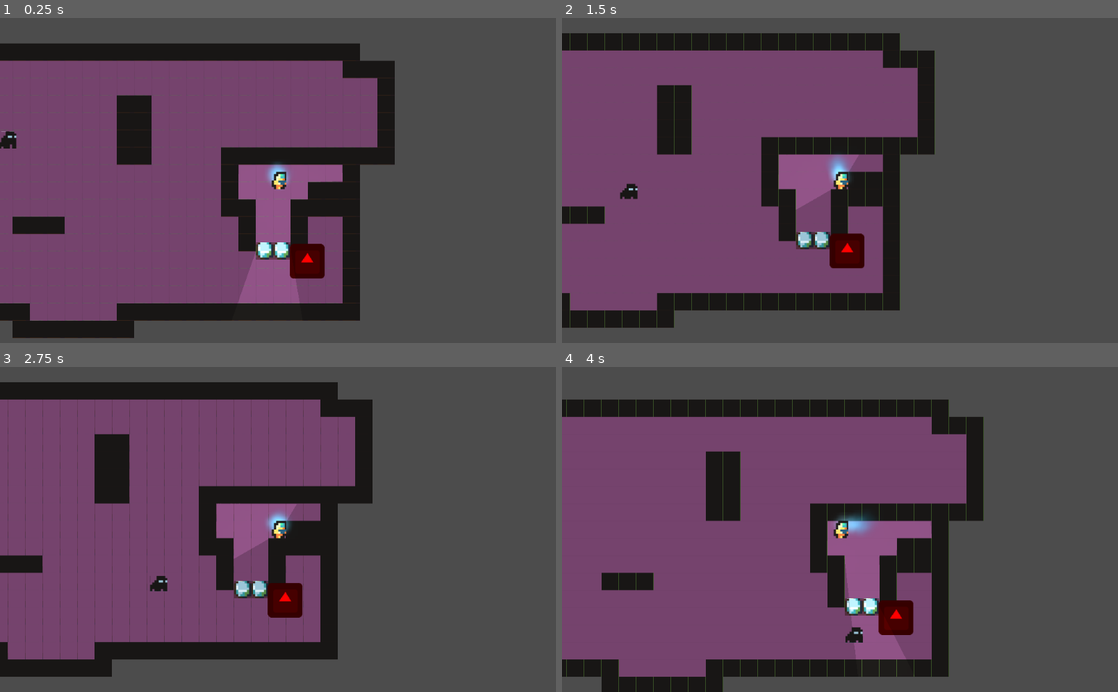
Above: before the commit, frames 1-4 (two rows, left to right).
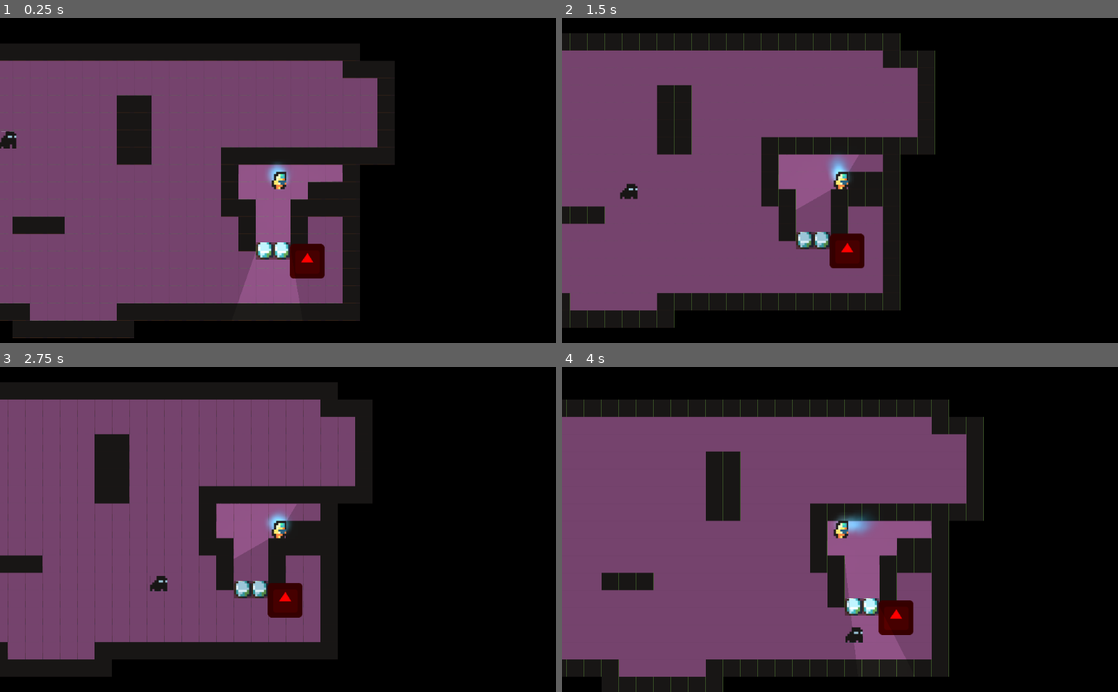
Above: after the commit, the same moments.

Repository: MxAshUp/godot-wild-jam-2
Game: Godot game, scene res://PrototypeScenes/GameplayIntegration/AFullStage.tscn
Same seed, same stepped clock (60 frames per second), same inputs: the game is played once before the commit and once after it. This scene is started directly instead of the project's main scene. The engine's default icon, where the game draws it, is replaced by a stand-in: a white triangle on a blue panel in a dark square.
Inputs:
- Up to frame 1 (0.25 s): no input
- Up to frame 2 (1.5 s): hold Right (ui_right) 0.53-1.28 s; tap Space (jump) at 0.6, 0.77, 1.07 s; hold Down (ui_down) from 1.28 s (still down); tap Ctrl (interact) at 1.35 s
- Up to frame 3 (2.75 s): tap Space (jump) at 1.52, 1.55, 1.82, 2.1 s; release Down (ui_down) at 2.03 s; hold Right (ui_right) from 2.03 s (still down)
- Up to frame 4 (4 s): release Right (ui_right) at 2.78 s; hold Up (ui_up) 2.78-3.53 s; tap Ctrl (interact) at 2.85 s; tap Space (jump) at 3.02, 3.05, 3.32, 3.6, 3.77 s; hold Left (ui_left) from 3.53 s (still down)

The runs differ from the first frame. In frame 1, 42% of the frame differs, in the area x 0-100%, y 0-100%; in frame 2, 45%; in frame 3, 45%; in frame 4, 38%.
Error before the commit: Invalid call. Nonexistent function 'get_signal_list' in base 'Nil'. (res://LevelComponents/Hostage.gd:134)
Error after the commit: Invalid call. Nonexistent function 'get_signal_list' in base 'Nil'. (res://LevelComponents/Hostage.gd:142)

Commit message:
Added camera tracking. Needs smooth transitions.

Diff:
--- a/LevelComponents/Hostage.gd
+++ b/LevelComponents/Hostage.gd
@@ -32,7 +32,6 @@
 func _ready():
 	if being_controlled :
 		Music.at_chase()
-		GameCamera.set_target( self )
 
 	self.connect( "rescued", self, "rescued" )
 	self.connect( "jumped", self, "start_chase" )
--- a/LevelComponents/Jumpable.gd
+++ b/LevelComponents/Jumpable.gd
@@ -49,6 +49,11 @@
 
 
 func _ready():
+	#Have the game camera focus on me,
+	#if level starts controlling with controlling me.
+	if being_controlled :
+		GameCamera.set_target( self )
+
 	jump_area.connect("body_entered", self, "_on_JumpArea_body_entered")
 	jump_area.connect("body_exited", self, "_on_JumpArea_body_exited")
 	self.connect("enter_interaction_region", self, "_on_InteractArea_area_entered")
@@ -124,6 +129,9 @@
 	timer.start()
 	body_swap_sound.play()
 
+	#Add a camera here and see if everything goes smoothly.
+	GameCamera.set_target( self )
+
 
 func reset_jump_cooloff(timer : Timer):
 	timer.queue_free()
--- a/PrototypeScenes/GameplayIntegration/AFullStage.tscn
+++ b/PrototypeScenes/GameplayIntegration/AFullStage.tscn
@@ -139,22 +139,15 @@
 occluder = SubResource( 3 )
 light_mask = 1
 
-[node name="Background" parent="." index="5"]
-show_behind_parent = true
-light_mask = 0
-position = Vector2( 607.408, 339.414 )
-scale = Vector2( 19.9815, 11.6067 )
-z_index = -1
-
-[node name="LightOccluder2D2" type="LightOccluder2D" parent="." index="6"]
+[node name="LightOccluder2D2" type="LightOccluder2D" parent="." index="5"]
 occluder = SubResource( 4 )
 light_mask = 1
 
-[node name="LightOccluder2D3" type="LightOccluder2D" parent="." index="7"]
+[node name="LightOccluder2D3" type="LightOccluder2D" parent="." index="6"]
 occluder = SubResource( 5 )
 light_mask = 1
 
-[node name="Guards" type="Node" parent="." index="8"]
+[node name="Guards" type="Node" parent="." index="7"]
 editor/display_folded = true
 
 [node name="Patrol" parent="Guards" index="0" instance=ExtResource( 9 )]
--- a/Tools/TileMap/TileMap.tscn
+++ b/Tools/TileMap/TileMap.tscn
@@ -1,7 +1,8 @@
-[gd_scene load_steps=3 format=2]
+[gd_scene load_steps=4 format=2]
 
 [ext_resource path="res://Tools/TileMap/TileSet/TileMap.tres" type="TileSet" id=1]
 [ext_resource path="res://Tools/TileMap/TileMap.gd" type="Script" id=2]
+[ext_resource path="res://Assets/Blackout.png" type="Texture" id=3]
 
 [node name="TileMap" type="TileMap"]
 mode = 0
@@ -23,3 +24,11 @@
 tile_data = PoolIntArray(  )
 script = ExtResource( 2 )
 _sections_unfolded = [ "Cell", "Collision" ]
+
+[node name="Background" type="Sprite" parent="."]
+modulate = Color( 0, 0, 0, 1 )
+position = Vector2( 14096.8, 5788.82 )
+scale = Vector2( 337.641, 175.536 )
+z_index = -5
+texture = ExtResource( 3 )
+_sections_unfolded = [ "Visibility", "Z Index" ]
